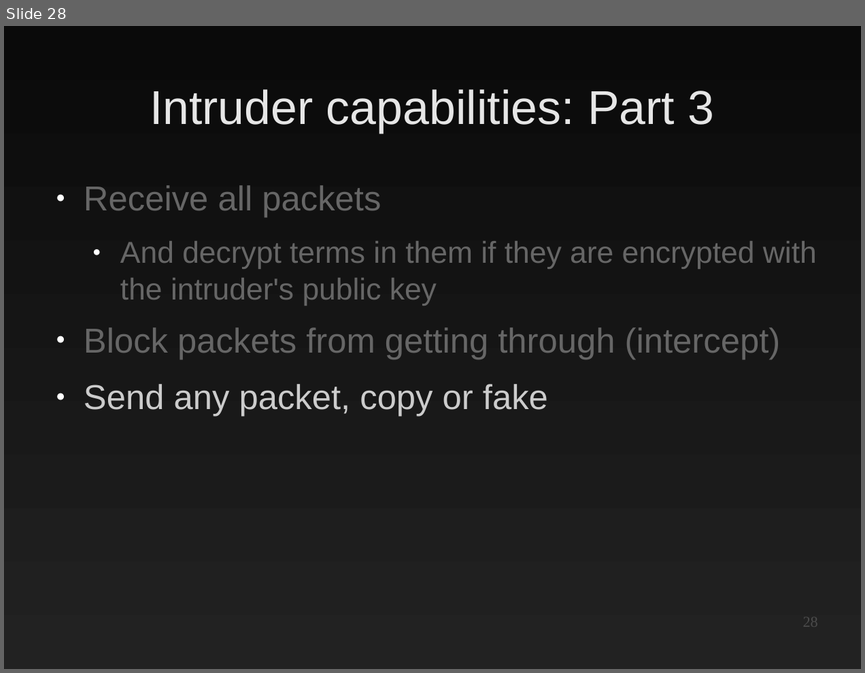
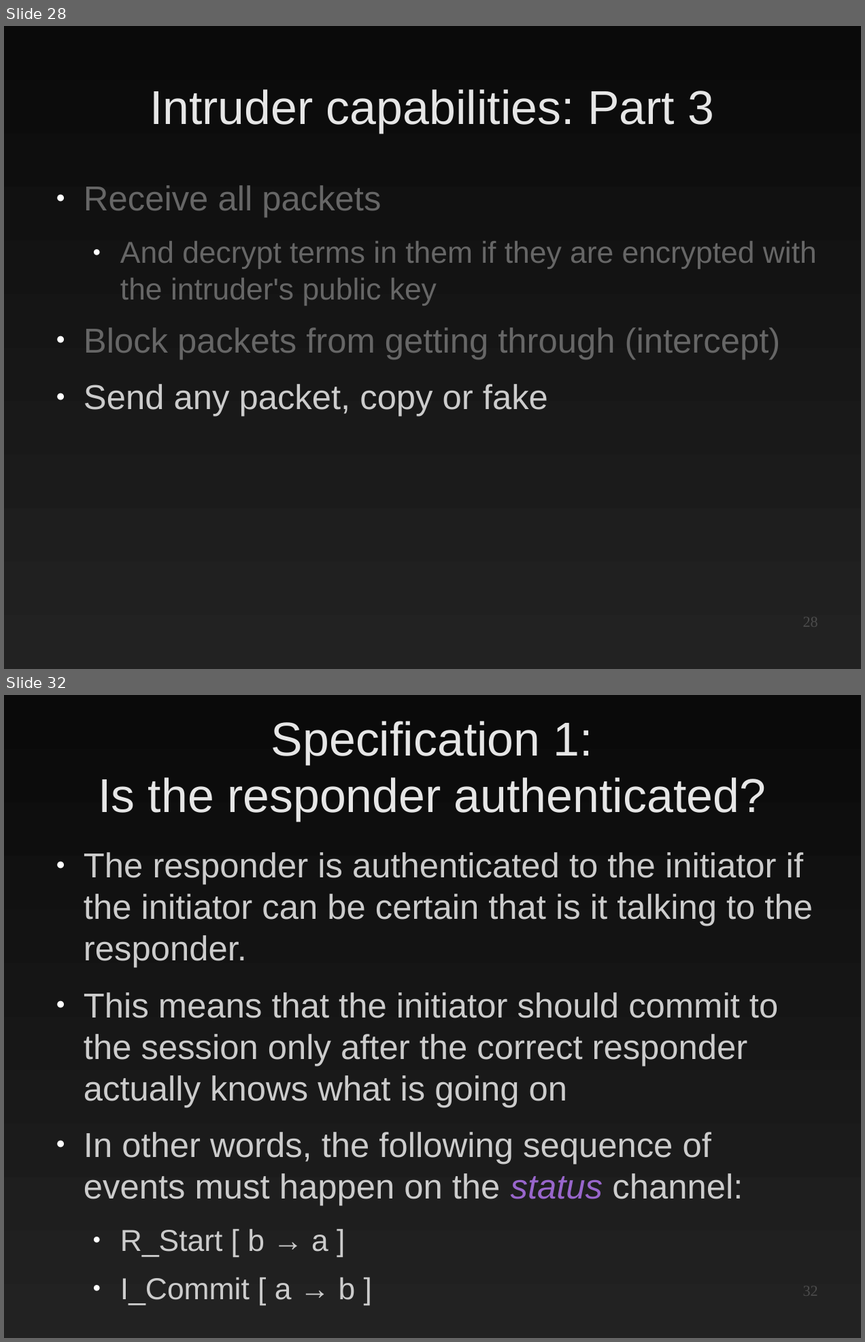
Before and after one commit to EtiennePerot/cs525p, a slide deck: Presentation.odp. Shown one above the other, each under a label of ours: slide 28 before the commit, slides 28 and 32 after it; the slides between them are not shown. The pictures are 865x673 and 865x1342 pixels, drawn with LibreOffice and Linux fonts; fonts in the diff are those of the drawing. Boxes give left, top, right and bottom in pixels: in the first picture for what was removed or moved away, otherwise in the second. Text is boxed around its words. In the diff, an @@ line names an element or a change of style, - is before the commit and + after.

```diff
--- a/Presentation.odp
+++ b/Presentation.odp
@@ slide 32 added at (x1=4, y1=695, x2=861, y2=1338), background gradient #0A0A0A to #222222 @@
@@ title added at (x1=98, y1=721, x2=766, y2=821), 44 pt, text #E6E6E6 @@
+Specification 1:
+Is the responder authenticated?
@@ text added at (x1=84, y1=852, x2=813, y2=1305), 32 pt, text #CCCCCC @@
+● The responder is authenticated to the initiator if the initiator can be certain that is it talking to the responder.
+● This means that the initiator should commit to the session only after the correct responder actually knows what is going on
+● In other words, the following sequence of events must happen on the status channel:
+  ● R_Start [ b → a ]
+  ● I_Commit [ a → b ]
@@ page number added at (x1=803, y1=1286, x2=818, y2=1295), 14 pt, text #4C4C4C @@
+32
```
Also in this commit, not shown: 8 slides changed, 5 other slides added.
